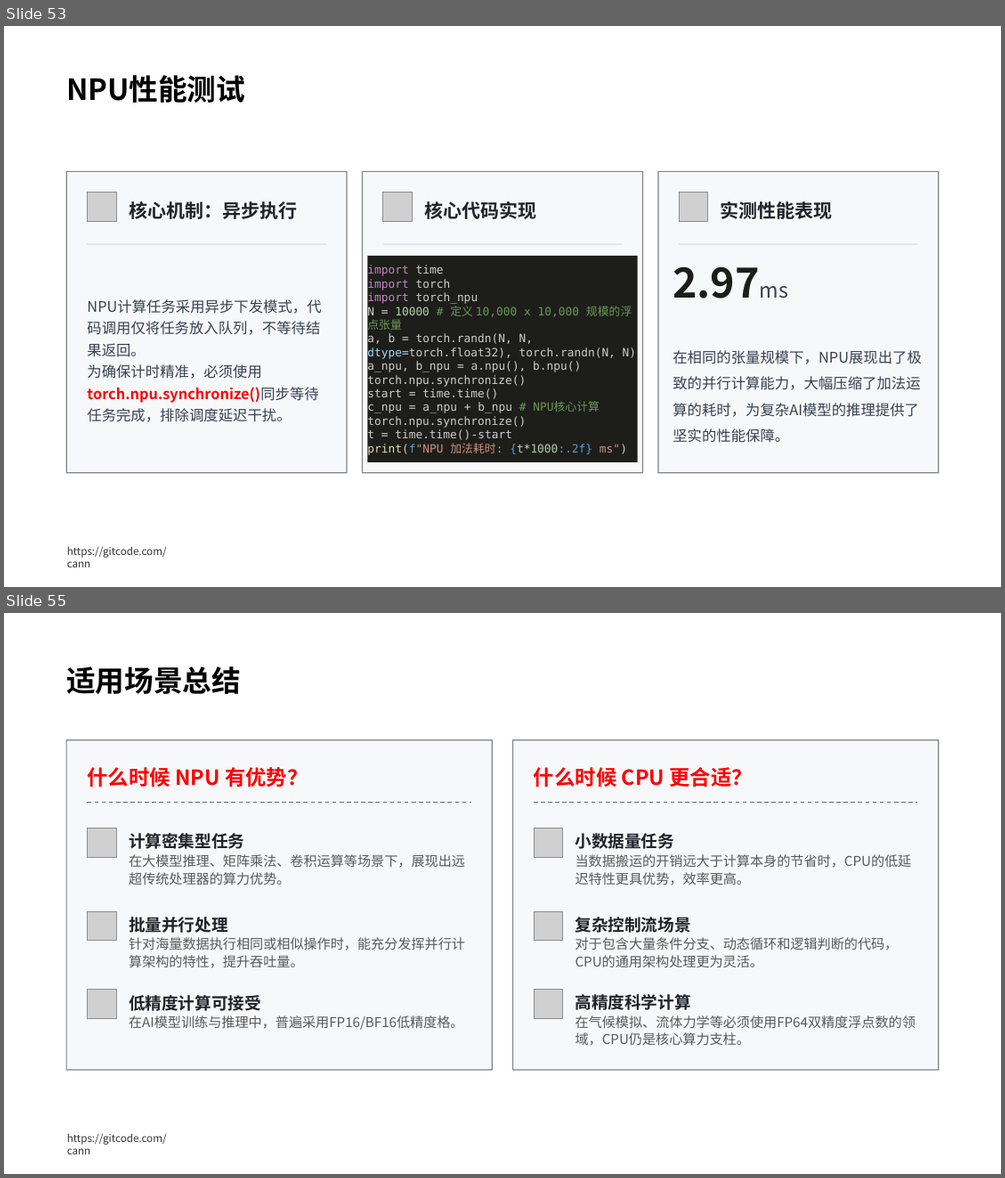
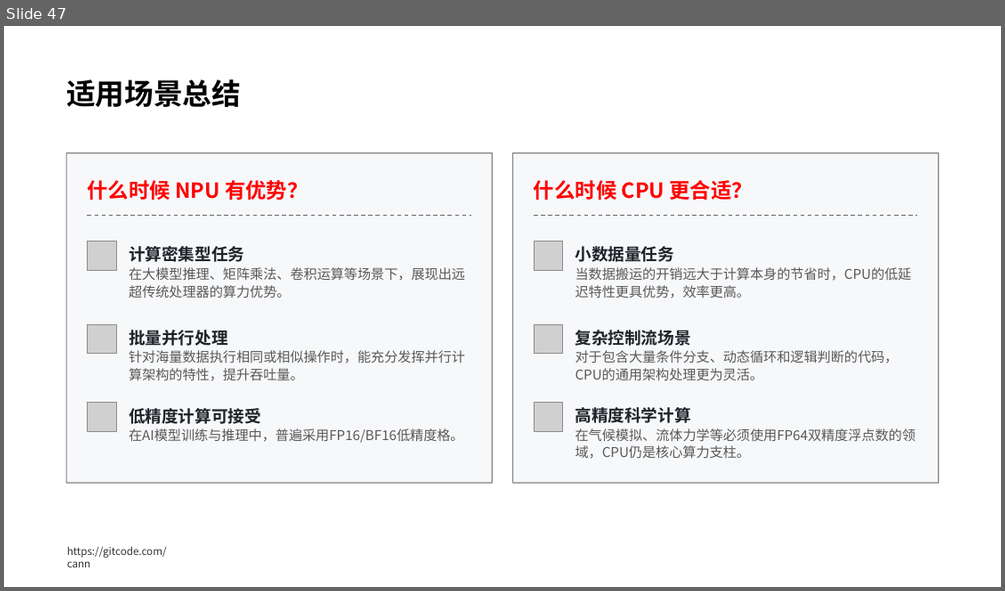
Before and after one commit to hicann/cann-learning-hub, a slide deck: quick_start/cann_basics/slides/artificial_intelligence_basics.pptx. Shown one above the other, each under a label of ours: slides 53 and 55 before the commit, slide 47 after it; the slides between them are not shown. The pictures are 1005x1178 and 1005x591 pixels, drawn with LibreOffice and Linux fonts; fonts in the diff are those of the drawing; grey boxes stand for pictures; background and template pictures are left out. Boxes give left, top, right and bottom in pixels: in the first picture for what was removed or moved away, otherwise in the second. Text is boxed around its words. In the diff, an @@ line names an element or a change of style, - is before the commit and + after.

```diff
--- a/quick_start/cann_basics/slides/artificial_intelligence_basics.pptx
+++ b/quick_start/cann_basics/slides/artificial_intelligence_basics.pptx
@@ slide 53 removed at [4, 26, 1001, 587], background #FFFFFF; not listed: 1 template element that a slide beside it also shows @@
@@ text removed at [66, 75, 245, 103] @@
-NPU性能测试
@@ rounded rectangle removed at [67, 171, 347, 472] @@
@@ rounded rectangle removed at [362, 171, 642, 472] @@
@@ rounded rectangle removed at [658, 171, 938, 472] @@
@@ picture removed at [87, 192, 116, 221] @@
@@ text removed at [129, 201, 297, 219] @@
-核心机制：异步执行
@@ picture removed at [383, 192, 412, 221] @@
@@ text removed at [425, 201, 537, 219] @@
-核心代码实现
@@ picture removed at [679, 192, 708, 221] @@
@@ text removed at [720, 201, 833, 219] @@
-实测性能表现
@@ line removed from (87, 244) to (326, 244) @@
@@ rectangle removed at [367, 256, 637, 461] @@
-import time
-import torch
-import torch_npu
-N = 10000 # 定义 10,000 x 10,000 规模的浮点张量
-a, b = torch.randn(N, N, dtype=torch.float32), torch.randn(N, N)
-a_npu, b_npu = a.npu(), b.npu()
-torch.npu.synchronize()
-start = time.time()
-c_npu = a_npu + b_npu # NPU核心计算
-torch.npu.synchronize()
-t = time.time()-start
-print(f"NPU 加法耗时: {t*1000:.2f} ms")
@@ line removed from (383, 244) to (622, 244) @@
@@ line removed from (679, 244) to (917, 244) @@
@@ text removed at [672, 266, 760, 298] @@
-2.97ms
@@ text removed at [87, 299, 321, 422] @@
-NPU计算任务采用异步下发模式，代码调用仅将任务放入队列，不等待结果返回。
-为确保计时精准，必须使用torch.npu.synchronize()同步等待任务完成，排除调度延迟干扰。
@@ text removed at [672, 350, 922, 443] @@
-在相同的张量规模下，NPU展现出了极致的并行计算能力，大幅压缩了加法运算的耗时，为复杂AI模型的推理提供了坚实的性能保障。
@@ what was slide 55 is now slide 47 @@
```
Also in this commit, not shown: 7 slides changed, 1 slide added, 8 other slides removed, 6 other files.
